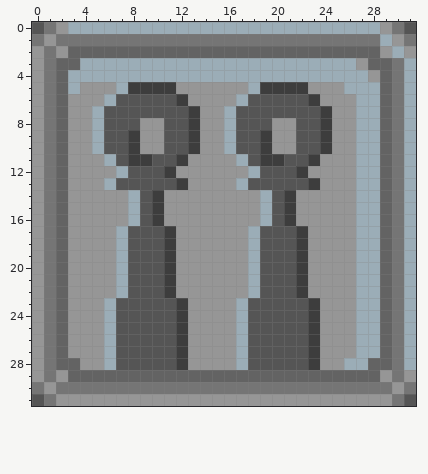
Edited in one commit: pixel-art file (MAP/MAP_EMOJIS.aseprite). That is the earlier state.
32x32 pixels, 1 frame.
Once edited:
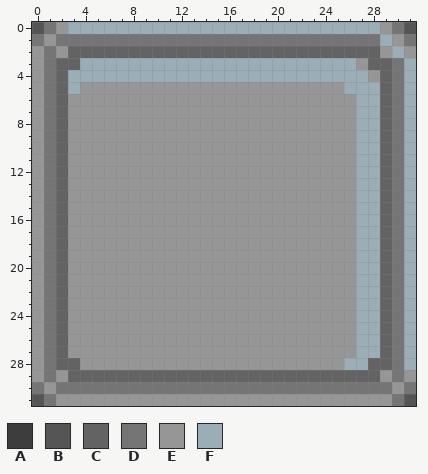
Palette (. is transparent): A #3d3d3d  B #555555  C #636363  D #757575  E #969696  F #9badb7
Edits made:
layer "Layer 1" now shown
layer "TOWERS" now hidden
Changed rows in their new state; - is an unchanged pixel.
first column x 5:
 5 --EEEEE------EEEEE--
 6 -EEEEEEE----EEEEEEE-
 7 EEEEEEEEE--EEEEEEEEE
 8 EEEE--EEE--EEEE--EEE
 9 EEEE--EEE--EEEE--EEE
10 EEEE--EEE--EEEE--EEE
11 -EEEEEEE----EEEEEEE-
12 --EEEEE------EEEEE--
13 -EEEEEEE----EEEEEEE-
14 ---EEE--------EEE---
15 ---EEE--------EEE---
16 ---EEE--------EEE---
17 --EEEEE------EEEEE--
18 --EEEEE------EEEEE--
19 --EEEEE------EEEEE--
20 --EEEEE------EEEEE--
21 --EEEEE------EEEEE--
22 --EEEEE------EEEEE--
23 -EEEEEEE----EEEEEEE-
24 -EEEEEEE----EEEEEEE-
25 -EEEEEEE----EEEEEEE-
26 -EEEEEEE----EEEEEEE-
27 -EEEEEEE----EEEEEEE-
28 -EEEEEEE----EEEEEEE-
Boxes around the changes in both pictures, in picture pixels (x1, y1, x2, y2):
changed: (92, 82, 332, 370)
